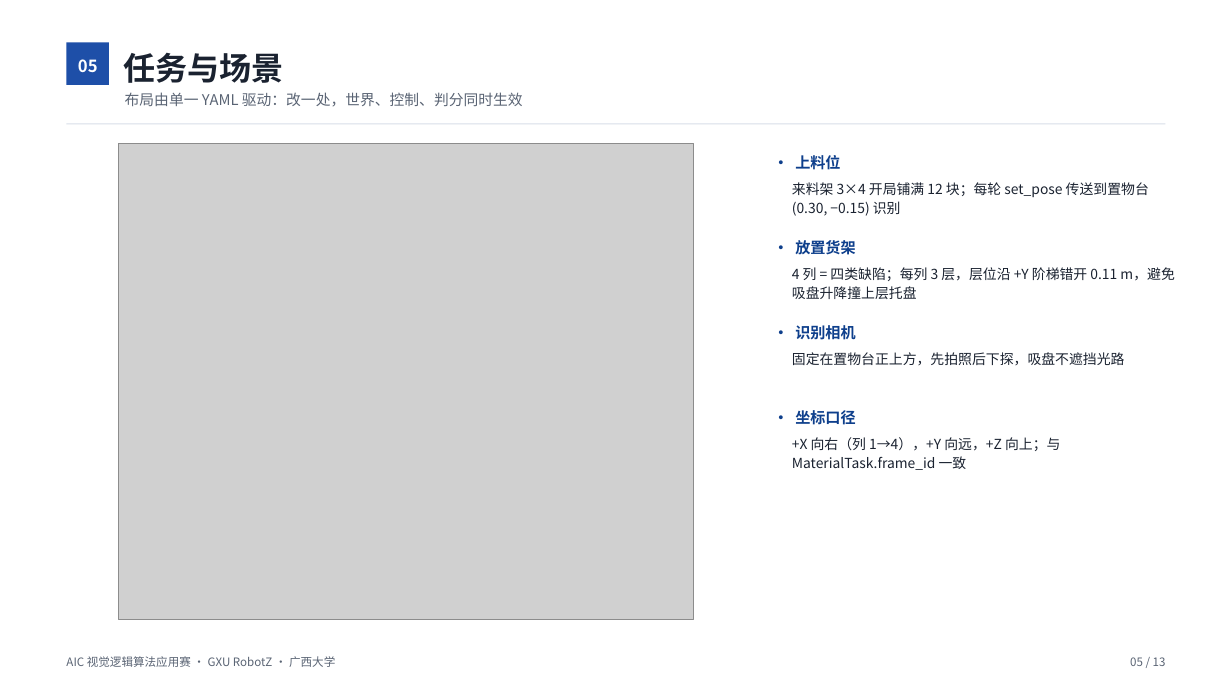
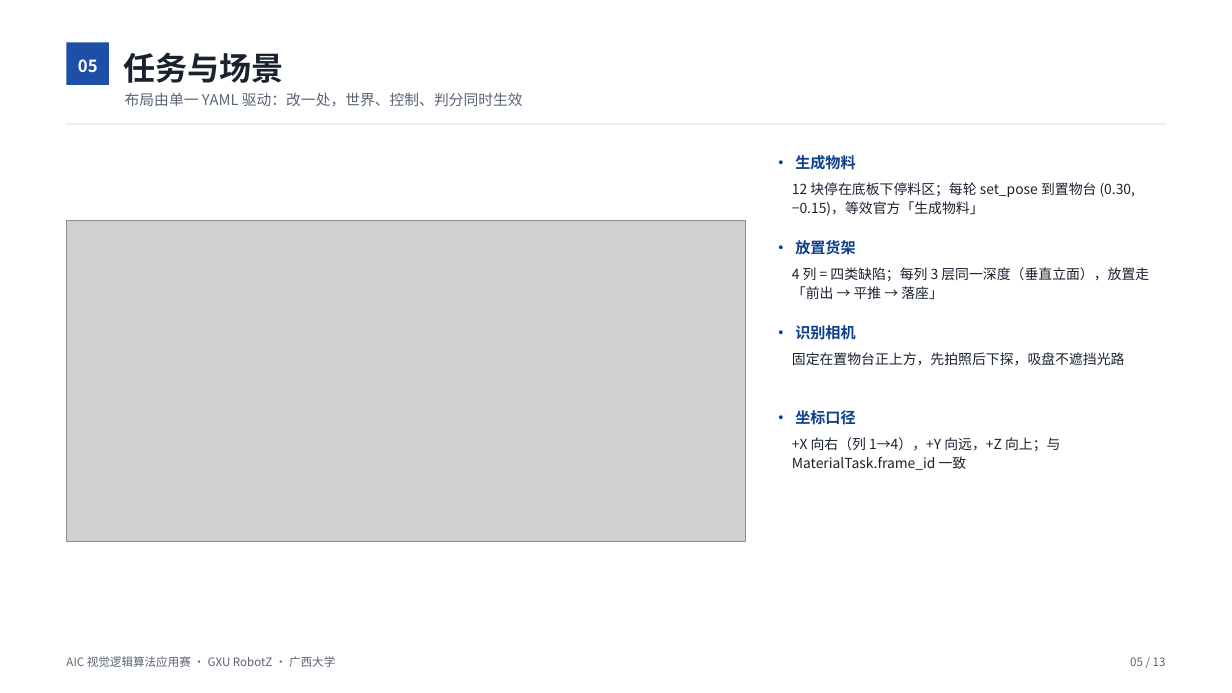
Before and after one commit to NileuyGneHz/AIC_cv-dev, a slide deck: slide 5 of docs/competition/AIC视觉分拣技术文档/AIC视觉分拣技术文档.pptx. Drawn at 1232x693 pixels with LibreOffice and Linux fonts; fonts in the diff are those of the drawing; grey boxes stand for pictures. Boxes give left, top, right and bottom in pixels: in the first picture for what was removed or moved away, otherwise in the second. Text is boxed around its words. In the diff, an @@ line names an element or a change of style, - is before the commit and + after.

Commit message:
docs(competition): 场景图改 M5 双联（俯视+侧视），PPT 文案去掉来料架口径
gen_scene_map.py 重写：不再画已删除的来料架 3x4，改为双联图 ——\n俯视（导轨沿 X / 横梁沿 Y 指向货架 / 行程框）+ 侧视（三层立面、\n横梁 z=0.545 在相机 0.366 之上、吸盘停靠位与放置位）；\n行程/层高/置物台坐标全部从 sim_layout.yaml 与 model.sdf 读取。\n\nPPT 第 4/5/11 页：三轴行程表改 x±0.45 / y−0.24…+0.36 / z−0.20…+0.03，\n「上料位」改「生成物料（底板下停料区）」，货架说明改垂直立面 +\n「前出→平推→落座」，全文不再出现「来料架」；pptx/pdf 重建并目检。

```diff
--- a/docs/competition/AIC视觉分拣技术文档/AIC视觉分拣技术文档.pptx
+++ b/docs/competition/AIC视觉分拣技术文档/AIC视觉分拣技术文档.pptx
@@ text at bbox=[795, 155, 855, 170]: text changed @@
-· 上料位
+· 生成物料
@@ text at bbox=[792, 182, 1135, 216]: text changed @@
-来料架 3×4 开局铺满 12 块；每轮 set_pose 传送到置物台 (0.30, −0.15) 识别
+12 块停在底板下停料区；每轮 set_pose 到置物台 (0.30, −0.15)，等效官方「生成物料」
@@ picture: place and size @@
-picture at bbox=[118, 143, 694, 619]
+picture at bbox=[67, 221, 746, 542]
@@ text at bbox=[792, 267, 1149, 300]: text changed @@
-4 列 = 四类缺陷；每列 3 层，层位沿 +Y 阶梯错开 0.11 m，避免吸盘升降撞上层托盘
+4 列 = 四类缺陷；每列 3 层同一深度（垂直立面），放置走「前出 → 平推 → 落座」
```
Also in this commit, not shown: 3 other slides changed, 5 other files.
